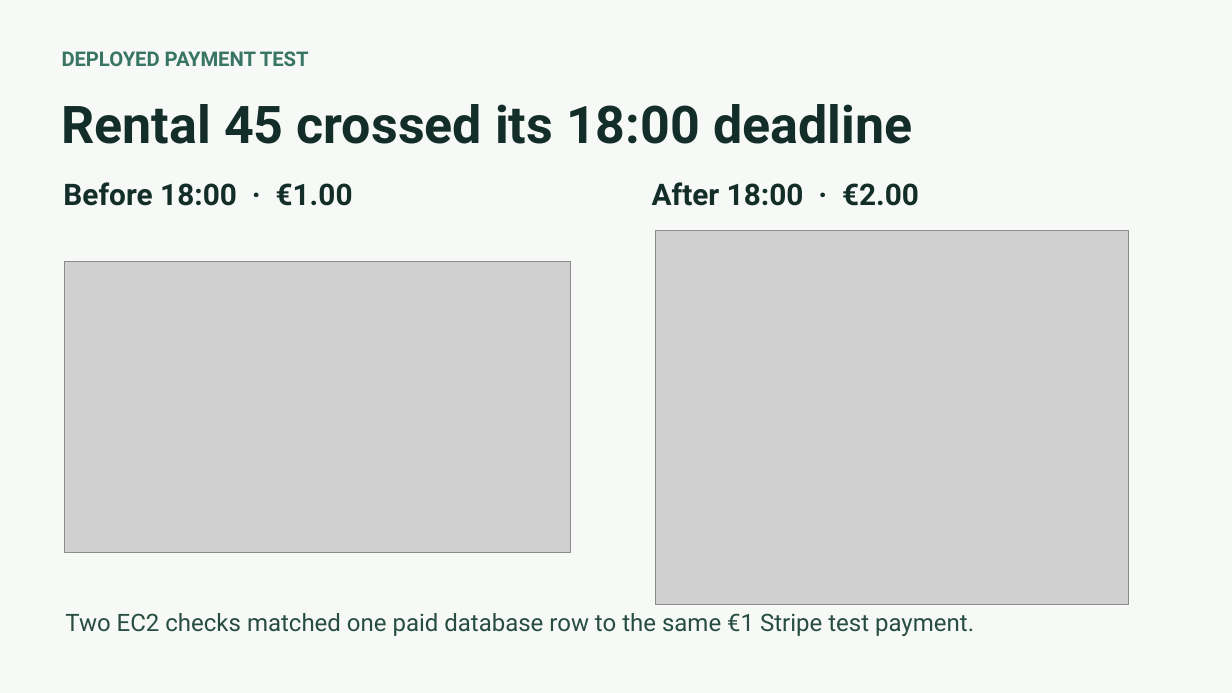
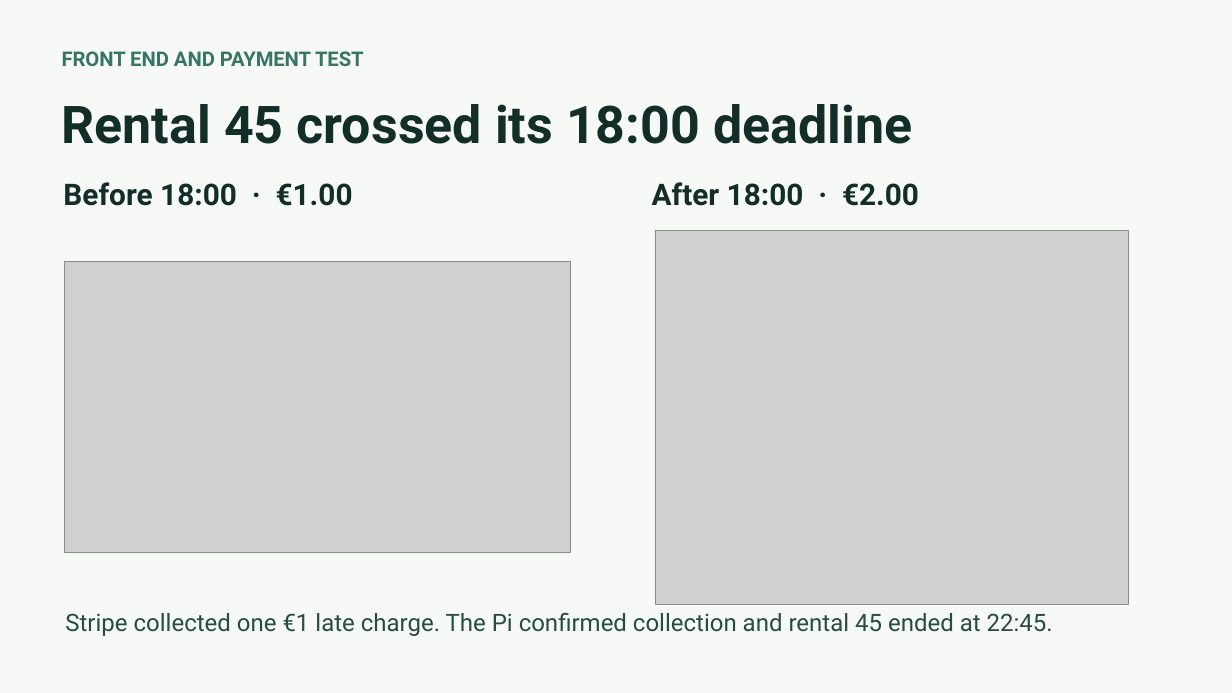
Before and after one commit to nikitsya/UniStow, a slide deck: slide 7 of docs/presentations/UniStow-Progress-Review-2026-11-11.pptx. Drawn at 1232x693 pixels with LibreOffice and Linux fonts; fonts in the diff are those of the drawing; grey boxes stand for pictures. Boxes give left, top, right and bottom in pixels: in the first picture for what was removed or moved away, otherwise in the second. Text is boxed around its words. In the diff, an @@ line names an element or a change of style, - is before the commit and + after.

Commit message:
Document the live Mosquitto deployment for Locker 4
Update the project guides and progress slides to match the system
running on EC2. Explain how FastAPI sends opening commands through
Mosquitto, how the Pi reports door state over MQTT, and how HTTPS
handles heartbeats and rental collection.

Record the Pi's acknowledgement of a test command and the return of
door readings after the controller service restarted. Update the
rental 45 evidence with the single EUR 1 overdue charge and confirmed
collection at 22:45. A physical opening from an active paid rental
and a full Pi power cycle remain to be tested.

Correct the UniStow name in the controller service description and
ignore temporary PowerPoint lock files.

```diff
--- a/docs/presentations/UniStow-Progress-Review-2026-11-11.pptx
+++ b/docs/presentations/UniStow-Progress-Review-2026-11-11.pptx
@@ text at [62,51,364,66]: text changed @@
-DEPLOYED PAYMENT TEST
+FRONT END AND PAYMENT TEST
@@ text at [65,612,1053,636]: text changed @@
-Two EC2 checks matched one paid database row to the same €1 Stripe test payment.
+Stripe collected one €1 late charge. The Pi confirmed collection and rental 45 ended at 22:45.
```
Also in this commit, not shown: 2 other slides changed, 9 other files.
